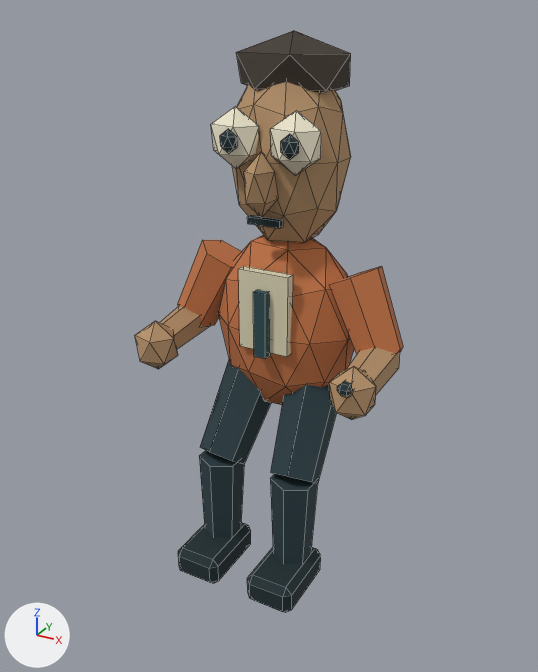
Before and after pictures for a commit that changed the Blender file public/models/analyst.blend.
Rendered twice from a camera (50 mm lens) standing at (1.21, -2.35, 2.1) and looking at (-0.03, -0.09, 0.97). Every picture has the same lights, and +X, +Y and +Z are marked at lower left. The picture after the commit comes second. Mesh edges are drawn as thin lines.

Objects in the first picture: 'Analyst'.
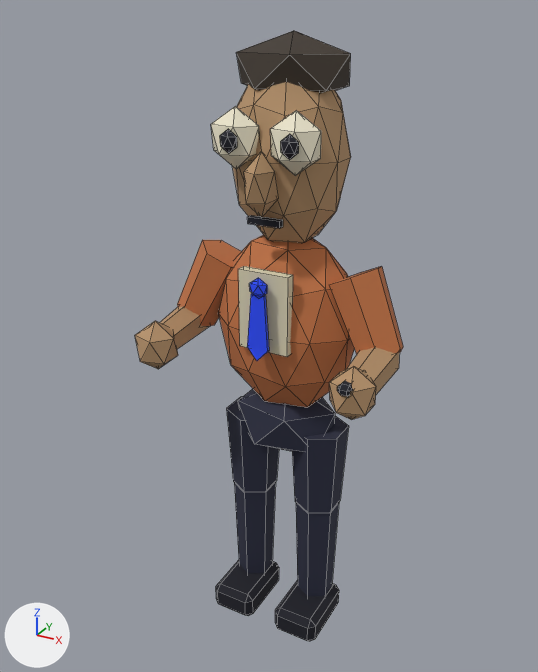
The newer file is also turned or shifted as a whole; pictures and numbers use the older file's frame.

Where the change shows, as pixel boxes (x1, y1, x2, y2) in the pictures (538 x 672 px; the box of a moved part takes in the faces that stretch with it):
'Analyst', reshaped
    before: (135, 31, 403, 613)
    after: (135, 31, 403, 641)
part 1 of me_icosphere, added
    after: (250, 278, 267, 297)
part 2 of me_icosphere, added
    after: (227, 397, 279, 492)
part 3 of me_icosphere, added
    after: (234, 482, 276, 573)
part 4 of me_icosphere, moved or reshaped
    before: (178, 522, 251, 584)
    after: (216, 560, 279, 616)
part 5 of me_icosphere, added
    after: (292, 416, 349, 513)
part 6 of me_icosphere, added
    after: (296, 503, 339, 596)
part 7 of me_icosphere, moved or reshaped
    before: (247, 547, 321, 613)
    after: (275, 580, 339, 641)
part 8 of me_icosphere, added (blue)
    after: (238, 389, 335, 452)
part 9 of me_icosphere, deleted
    before: (270, 474, 318, 563)
part 10 of me_icosphere, deleted (cyan)
    before: (199, 451, 244, 538)
part 11 of me_icosphere, deleted (cyan)
    before: (270, 384, 336, 483)
part 12 of me_icosphere, deleted (cyan)
    before: (200, 359, 271, 464)
part 13 of me_icosphere, deleted (cyan)
    before: (253, 290, 270, 359)
part 14 of me_icosphere, added (blue)
    after: (247, 294, 269, 361)

The change, as a list of edits to the scene's bpy script:
```text
Change me_icosphere:
    used by ob_analyst; location = (0.0, 0.0, 1.0)
    verts and faces of me_icosphere; kept vertices keep their numbers, new ones are numbered from 372
    remove me_icosphere.from_pydata(...)  # 372 vertices, 480 faces; spans x -0.48..0.48, y -0.46..0.19, z -0.98..1.03
    add me_icosphere.from_pydata(...)  # 398 vertices, 521 faces; spans x -0.48..0.48, y -0.38..0.19, z -1.35..1.03
    me_icosphere part 1: a new loose piece, an icosphere of 20 faces spanning x -0.036..0.036, y -0.242..-0.202, z 0.166..0.244, in mat_vertexpalette
    me_icosphere part 2: a new loose piece, a 6-sided cut cone along z (radius 0.09 at the low end, 0.12 at the high end) spanning x -0.25..-0.05, y -0.11..0.12, z -0.78..-0.42, in mat_vertexpalette
    me_icosphere part 3: a new loose piece, a 6-sided cut cone along z (radius 0.07 at the low end, 0.09 at the high end) spanning x -0.23..-0.07, y -0.09..0.09, z -1.28..-0.78, in mat_vertexpalette
    me_icosphere part 4: the loose piece of 24 vertices spanning x -0.25..-0.06, y -0.46..-0.16, z -0.98..-0.86 is moved by (0.01, 0.24, -0.37)
    me_icosphere part 5: a new loose piece, a 6-sided cut cone along z (radius 0.09 at the low end, 0.12 at the high end) spanning x 0.05..0.25, y -0.11..0.12, z -0.78..-0.42, in mat_vertexpalette
    me_icosphere part 6: a new loose piece, a 6-sided cut cone along z (radius 0.07 at the low end, 0.09 at the high end) spanning x 0.07..0.23, y -0.09..0.09, z -1.28..-0.78, in mat_vertexpalette
    me_icosphere part 7: the loose piece of 24 vertices spanning x 0.06..0.25, y -0.46..-0.16, z -0.98..-0.86 is moved by (-0.01, 0.24, -0.37)
    me_icosphere part 8: a new loose piece, an icosphere of 20 faces spanning x -0.21..0.21, y -0.14..0.14, z -0.58..-0.26, in mat_vertexpalette
    me_icosphere part 9: the loose piece of 12 vertices spanning x 0.08..0.24, y -0.33..-0.15, z -0.88..-0.52 is deleted
    me_icosphere part 10: the loose piece of 12 vertices spanning x -0.24..-0.08, y -0.33..-0.15, z -0.88..-0.52 is deleted
    me_icosphere part 11: the loose piece of 12 vertices spanning x 0.03..0.25, y -0.31..0.09, z -0.58..-0.13 is deleted
    me_icosphere part 12: the loose piece of 12 vertices spanning x -0.25..-0.03, y -0.31..0.09, z -0.58..-0.13 is deleted
    me_icosphere part 13: the loose piece of 8 vertices spanning x -0.02..0.02, y -0.22..-0.18, z -0.07..0.18 is deleted
    me_icosphere part 14
    add verts[372] = (-0.03, -0.23, 0.18)  # pixel (250, 294)
    add verts[373] = (0.03, -0.23, 0.18)  # pixel (263, 296)
    add verts[374] = (0.04, -0.23, -0.02)  # pixel (267, 351)
    add verts[375] = (0.0, -0.24, -0.07)  # pixel (256, 361)
    add verts[376] = (-0.04, -0.23, -0.02)  # pixel (247, 346)
    add for new, old in zip([*range(377, 382)], [*range(372, 377)]): verts[new] = verts[old] + (0.0, 0.01, 0.0)
    add faces += [(377, 378, 379, 380, 381), (372, 376, 375, 374, 373), (372, 377, 381, 376), (372, 373, 378, 377), (373, 374, 379, 378), (374, 375, 380, 379)]
    add faces += [(375, 376, 381, 380)]
```
